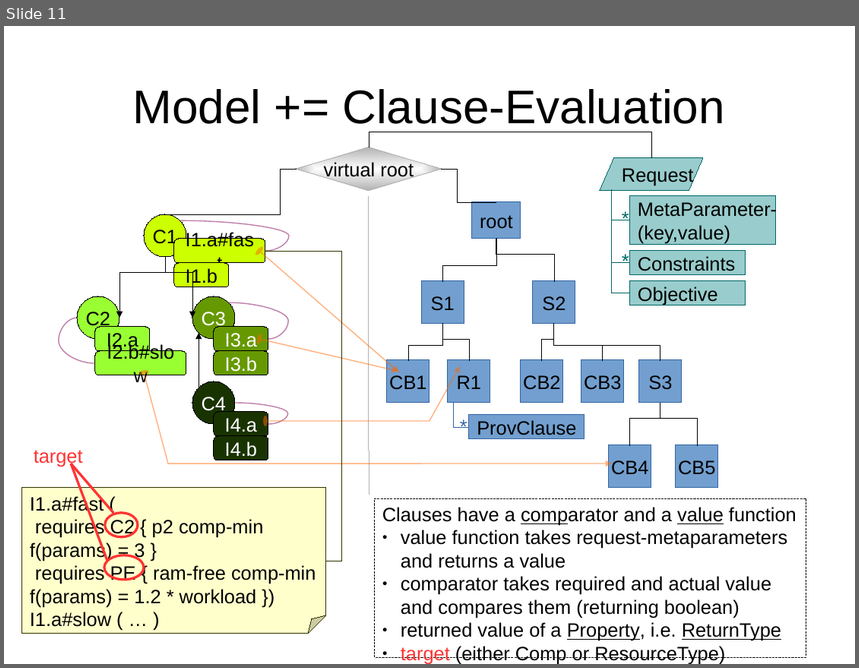
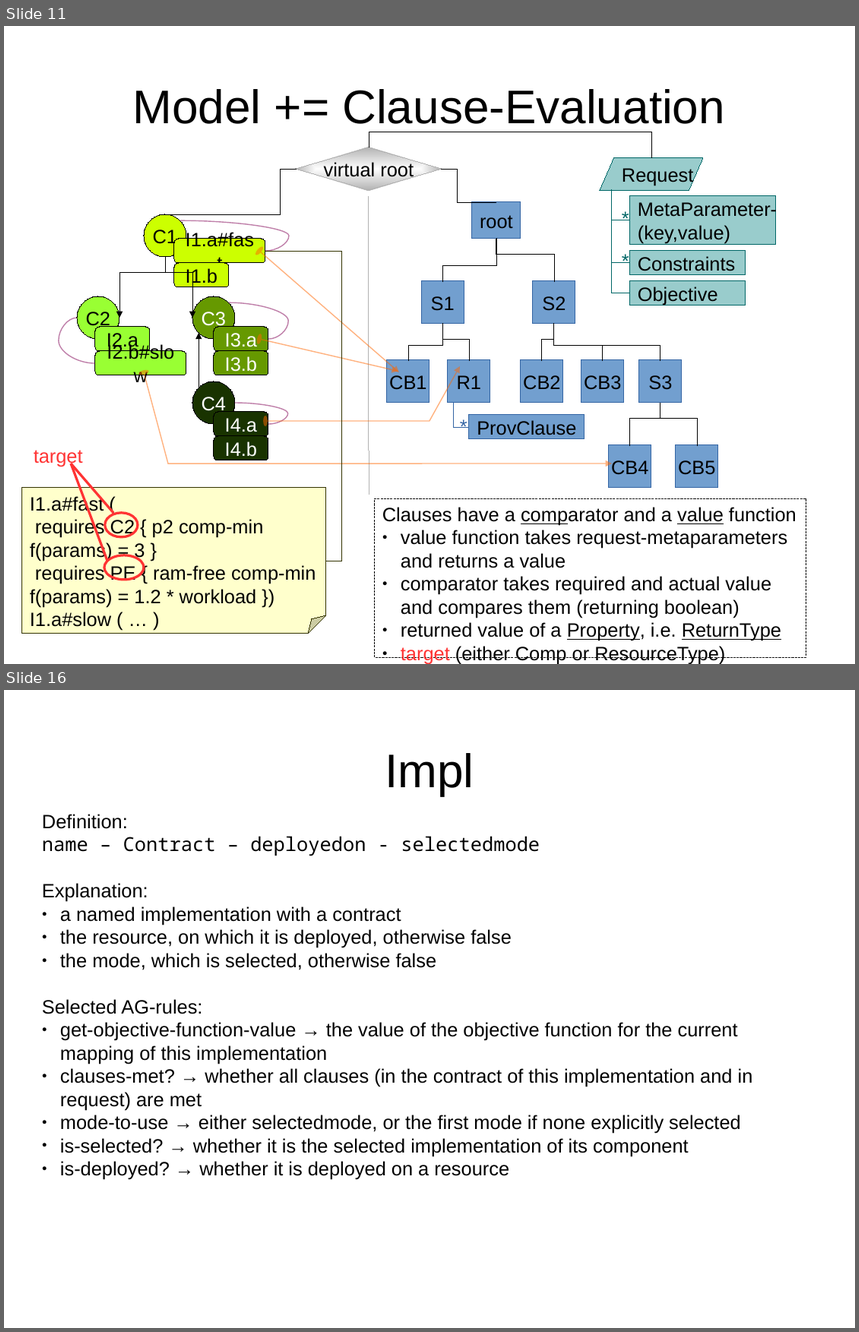
Before and after one commit to rene-schoene/racr-mquat, a slide deck: doc/the-model.odp. Shown one above the other, each under a label of ours: slide 11 before the commit, slides 11 and 16 after it; the slides between them are not shown. The pictures are 859x668 and 859x1332 pixels, drawn with LibreOffice and Linux fonts; fonts in the diff are those of the drawing. Boxes give left, top, right and bottom in pixels: in the first picture for what was removed or moved away, otherwise in the second. Text is boxed around its words. In the diff, an @@ line names an element or a change of style, - is before the commit and + after.

Commit message:
Begin with detailed docu of AST rules.

```diff
--- a/doc/the-model.odp
+++ b/doc/the-model.odp
@@ slide 16 added at [4, 690, 855, 1328], background #FFFFFF @@
@@ title added at [385, 753, 474, 796], 44 pt, text #000000 @@
+Impl
@@ text added at [42, 814, 753, 1157], 18 pt, text #000000 @@
+Definition:
+name – Contract – deployedon - selectedmode
+Explanation:
+● a named implementation with a contract
+● the resource, on which it is deployed, otherwise false
+● the mode, which is selected, otherwise false
+Selected AG-rules:
+● get-objective-function-value → the value of the objective function for the current mapping of this implementation
+● clauses-met? → whether all clauses (in the contract of this implementation and in request) are met
+● mode-to-use → either selectedmode, or the first mode if none explicitly selected
+● is-selected? → whether it is the selected implementation of its component
+● is-deployed? → whether it is deployed on a resource
```
Also in this commit, not shown: 15 other slides added, 1 other file.
